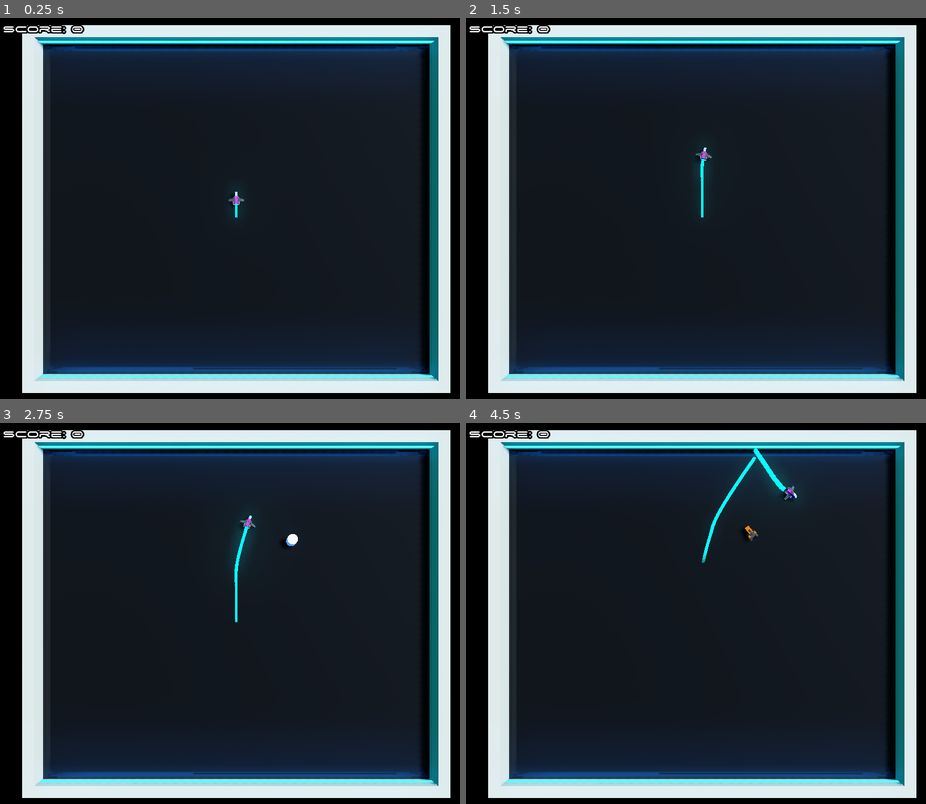
Above: before the commit, frames 1-4 (two rows, left to right).
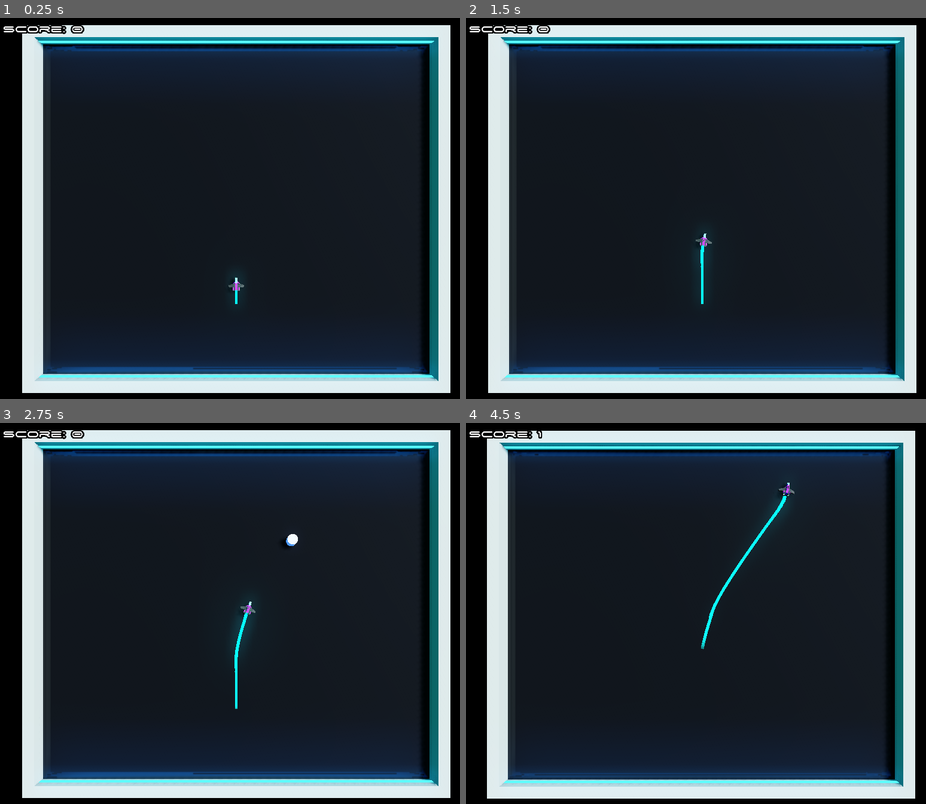
Above: after the commit, the same moments.

Repository: voithos/neoncycles
Game: Godot game, scene res://scenes/Arena.tscn
Same seed, same stepped clock (60 frames per second), same inputs: the game is played once before the commit and once after it. Sound files missing from this copy of the repository are replaced by a short silence.
Inputs:
- Up to frame 1 (0.25 s): no input
- Up to frame 2 (1.5 s): tap Enter (reset_level) at 0.5, 1.25 s; hold Right (turn_right) 0.53-1.28 s; tap P at 0.6, 1.35 s; hold Down (slow_down) from 1.28 s (still down)
- Up to frame 3 (2.75 s): release Down (slow_down) at 2.03 s; hold Right (turn_right) from 2.03 s (still down); tap P at 2.1 s
- Up to frame 4 (4.5 s): tap Enter (reset_level) at 2.75, 4.25 s; release Right (turn_right) at 2.78 s; hold Up (speed_up) 2.78-3.53 s; tap P at 2.85, 3.6, 4.35 s; hold Left (turn_left) from 3.53 s (still down)

The runs differ from the first frame. In frame 1, 0.1% of the frame differs, in the area x 49-54%, y 45-76%; in frame 2, 0.4%; in frame 3, 0.8%; in frame 4, 4.3%, in the area x 4-98%, y 1-99%.

Commit message:
Misc refinement.

Diff:
--- a/project.godot
+++ b/project.godot
@@ -10,7 +10,7 @@
 
 [application]
 
-config/name="Neon Cycles"
+config/name="NeonCycles"
 run/main_scene="res://scenes/Arena.tscn"
 config/icon="res://icon.png"
 
--- a/scenes/Arena.tscn
+++ b/scenes/Arena.tscn
@@ -80,6 +80,7 @@
 material/0 = ExtResource( 2 )
 
 [node name="Player" parent="." instance=ExtResource( 1 )]
+transform = Transform( 1, 0, 0, 0, 1, 0, 0, 0, 1, 0, 0, 15 )
 
 [node name="EnemySpawn" parent="." instance=ExtResource( 4 )]
 spawn_shape = SubResource( 6 )
--- a/scenes/Craft.gd
+++ b/scenes/Craft.gd
@@ -64,6 +64,8 @@
     return -atan2(det, dot)
 
 func _create_trail(delta, num_per_second, timeout=3.0, collision_layer_bit=1, enemy_layer_bit=3):
+    if is_dying or !is_ready:
+        return
     last_trail += delta
     if last_trail < 1.0 / num_per_second:
         return
@@ -74,7 +76,7 @@
     t.collision_layer_bit = collision_layer_bit
     t.enemy_layer_bit = enemy_layer_bit
     t.translation = translation - direction
-    t.look_at(translation, Vector3.UP)
+    t.look_at(global_transform.origin, Vector3.UP)
 
 func _die():
     if is_dying:
--- a/scenes/Player.gd
+++ b/scenes/Player.gd
@@ -1,14 +1,14 @@
 extends "res://scenes/Craft.gd"
 
 const DEFAULT_SPEED = 19
-const FAST_SPEED = 33
+const FAST_SPEED = 35
 const SLOW_SPEED = 9
 const ACCEL = 4
 
 const ROTATION_RATE = 1.5 * PI
 const ROTATION_ACCEL = 5
 
-const TRAIL_PER_SECOND = 30
+const TRAIL_PER_SECOND = 40
 const TRAIL_TIMEOUT = 1.5
 
 func _ready():
